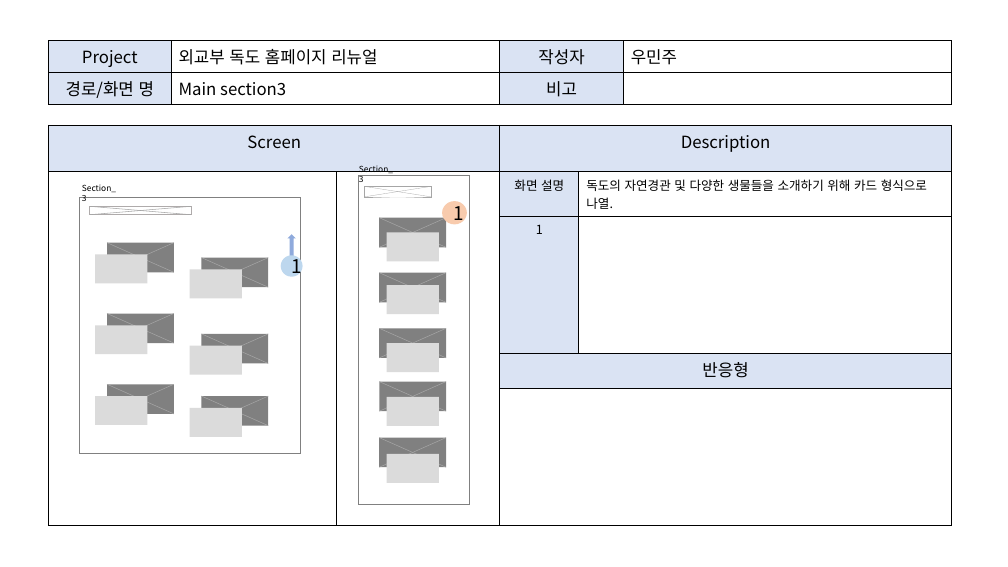
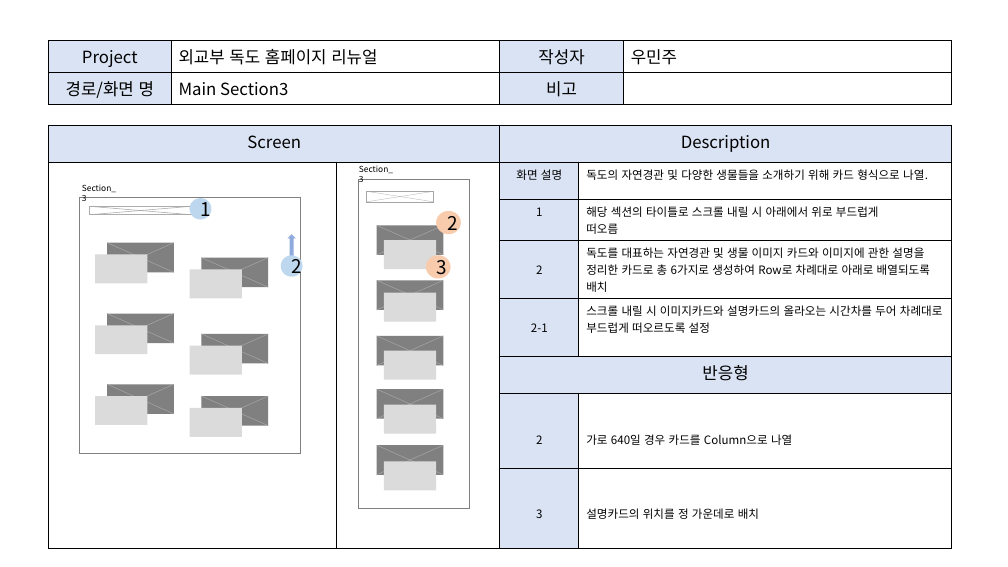
Before and after one commit to woozu59/cobi_ro, a slide deck: slide 5 of 독도 UI정의서.pptx. Drawn at 1008x567 pixels with LibreOffice and Linux fonts; fonts in the diff are those of the drawing. Boxes give left, top, right and bottom in pixels: in the first picture for what was removed or moved away, otherwise in the second. Text is boxed around its words. In the diff, an @@ line names an element or a change of style, - is before the commit and + after.

```diff
--- a/독도 UI정의서.pptx
+++ b/독도 UI정의서.pptx
@@ table at (48,41,951,102) @@
-row 2, column 2: Main section3
+row 2, column 2: Main Section3
@@ table at (48,126,951,529) @@
-row 3:  |  | 1 | 
+row 3:  |  | 1 | 해당 섹션의 타이틀로 스크롤 내릴 시 아래에서 위로 부드럽게 / 떠오름
+row 4:  |  | 2 | 독도를 대표하는 자연경관 및 생물 이미지 카드와 이미지에 관한 설명을 정리한 카드로 총 6가지로 생성하여 Row로 차례대로 아래로 배열되도록 배치
+row 5:  |  | 2-1 | 스크롤 내릴 시 이미지카드와 설명카드의 올라오는 시간차를 두어 차례대로 부드럽게 떠오르도록 설정
-row 5:  |  |  | 
+row 7:  |  | 2 | 가로 640일 경우 카드를 Column으로 나열
+row 8:  |  | 3 | 설명카드의 위치를 정 가운데로 배치
@@ ellipse "1": place and size @@
-ellipse "1" at (442,201,467,225)
+ellipse "1" at (190,198,212,219)
@@ ellipse "1" at (190,198,212,219): fill #F8CBAD to #BDD7EE @@
@@ 2 lines, 1 rectangle: place and size @@
-2 lines, 1 rectangle at (364,187,432,197)
+2 lines, 1 rectangle at (367,191,434,202)
@@ ellipse added at (436,211,461,234), fill #F8CBAD, 18 pt, text #000000 @@
+2
@@ text in ellipse at (291,254,301,279): text changed @@
-1
+2
@@ ellipse added at (426,256,451,279), fill #F8CBAD, 18 pt, text #000000 @@
+3
@@ 4 lines, 2 rectangles: place and size @@
-4 lines, 2 rectangles at (380,273,446,358)
+4 lines, 2 rectangles at (377,281,444,365)
@@ 3 rectangles: place and size @@
-3 rectangles at (386,285,439,426)
+3 rectangles at (384,293,436,433)
@@ 6 lines, 3 rectangles: place and size @@
-6 lines, 3 rectangles at (380,218,446,467)
+6 lines, 3 rectangles at (377,225,444,475)
@@ 3 rectangles: place and size @@
-3 rectangles at (358,175,470,504)
+3 rectangles at (358,179,470,508)
```
Also in this commit, not shown: 4 other slides changed, 2 other files.
